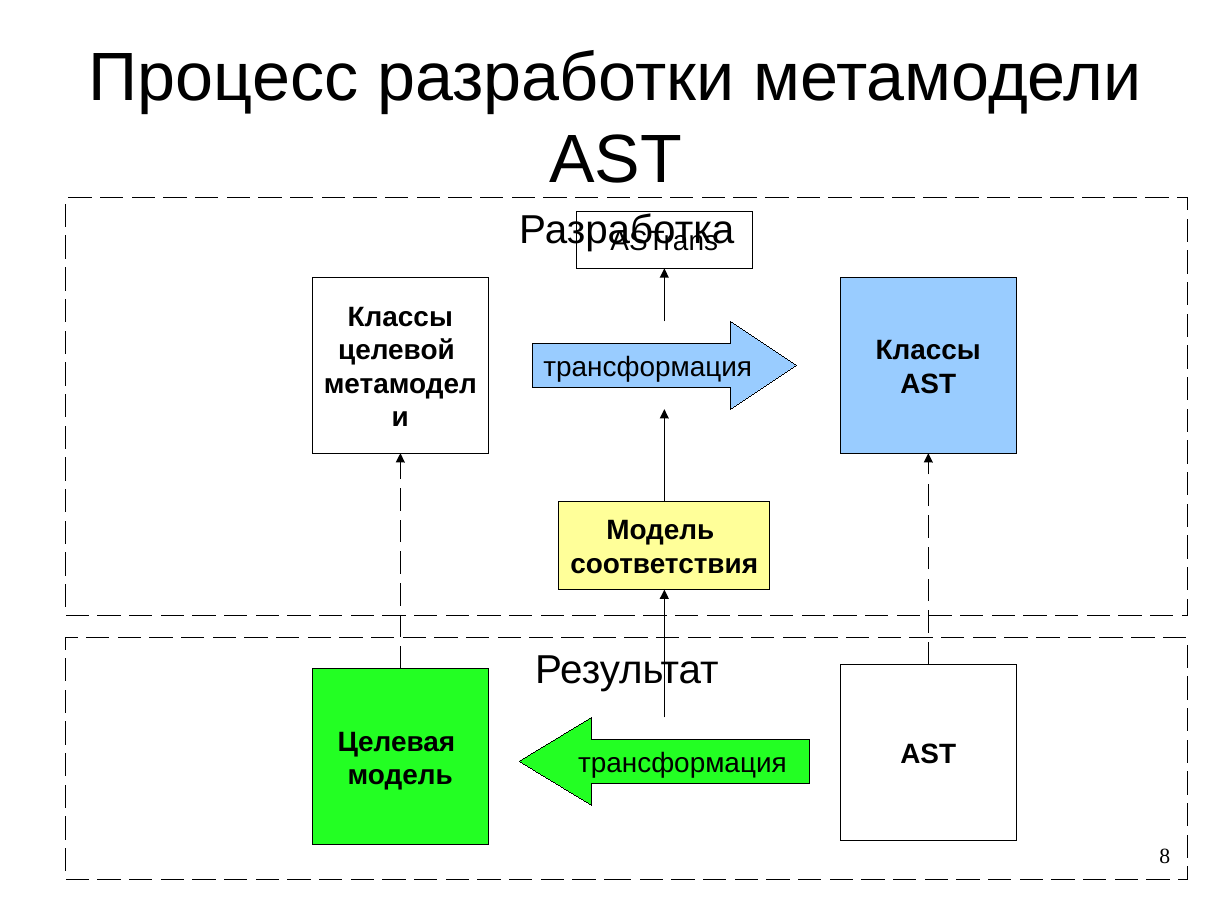
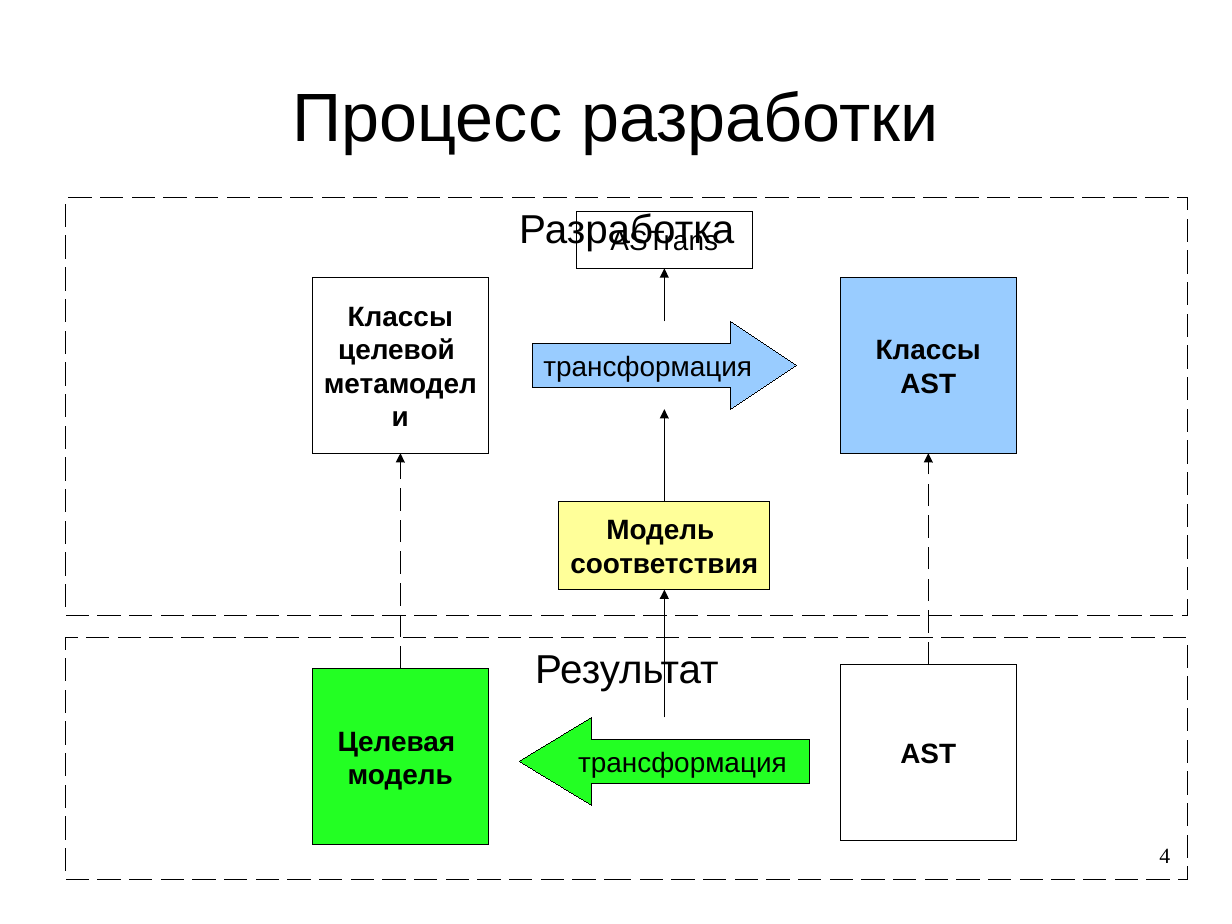
Before and after one commit to abreslav-from-google-code/abreslav, a slide deck: slide 4 of astrans/thesis.rus/Презентация.odp (slide 8 before the commit). Drawn at 1232x924 pixels with LibreOffice and Linux fonts; fonts in the diff are those of the drawing. Boxes give left, top, right and bottom in pixels: in the first picture for what was removed or moved away, otherwise in the second. Text is boxed around its words. In the diff, an @@ line names an element or a change of style, - is before the commit and + after.

```diff
--- a/astrans/thesis.rus/Презентация.odp
+++ b/astrans/thesis.rus/Презентация.odp
@@ title at (293, 91, 938, 153): text changed @@
-Процесс разработки метамодели AST
+Процесс разработки
@@ page number at (1159, 848, 1170, 863): text changed @@
-8
+4
```
Also in this commit, not shown: 6 other slides changed, 10 slides added, 3 slides removed.
